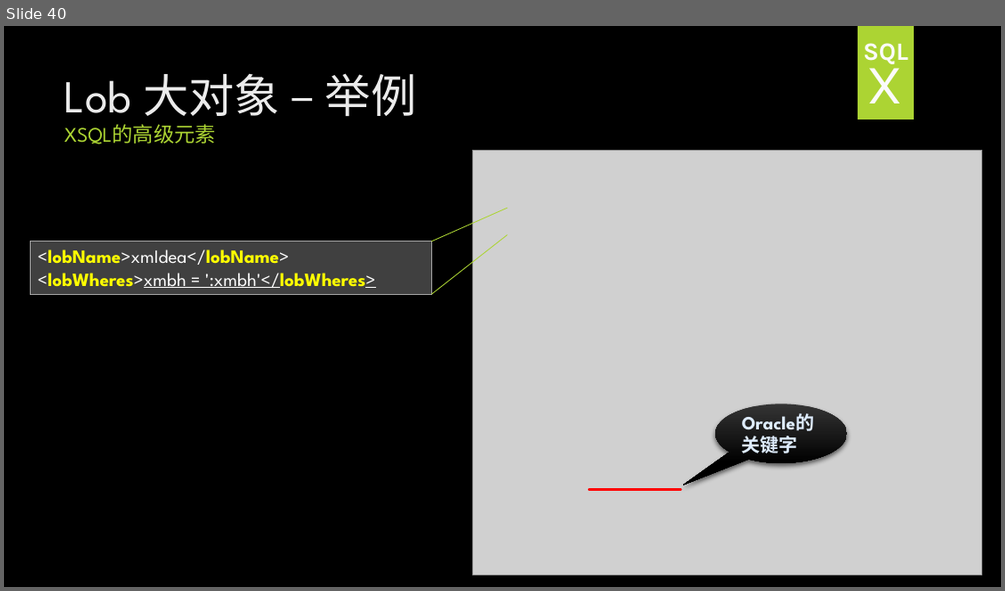
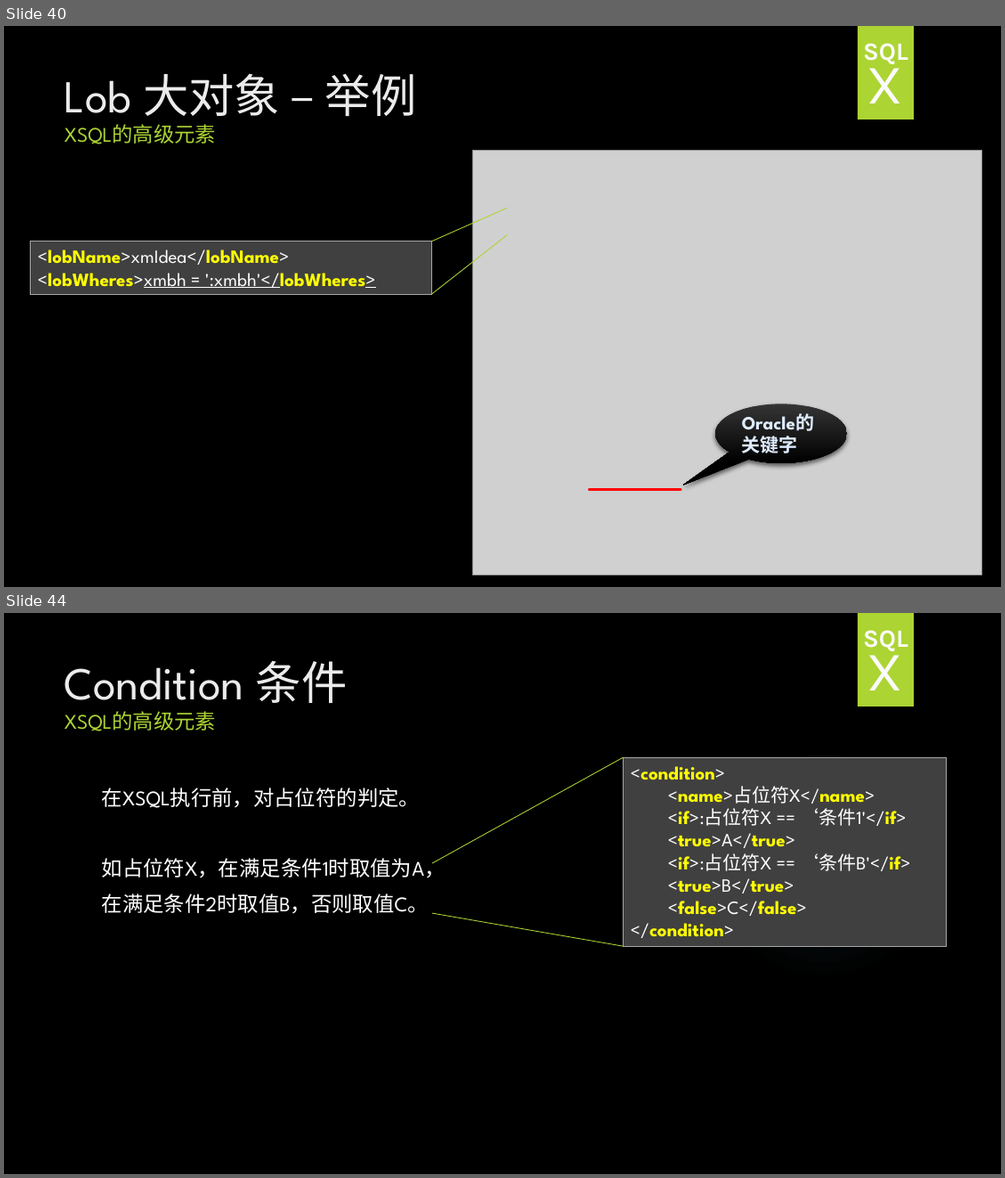
Before and after one commit to HY-ZhengWei/hy.common.XJava, a slide deck: doc/XSQL技术交流.pptx. Shown one above the other, each under a label of ours: slide 40 before the commit, slides 40 and 44 after it; the slides between them are not shown. The pictures are 1005x591 and 1005x1178 pixels, drawn with LibreOffice and Linux fonts; fonts in the diff are those of the drawing; grey boxes stand for pictures; background and template pictures are left out. Boxes give left, top, right and bottom in pixels: in the first picture for what was removed or moved away, otherwise in the second. Text is boxed around its words. In the diff, an @@ line names an element or a change of style, - is before the commit and + after.

```diff
--- a/doc/XSQL技术交流.pptx
+++ b/doc/XSQL技术交流.pptx
@@ slide 44 added at <box>4,613,1001,1174</box>, background picture (left out); not listed: 1 template element that a slide beside it also shows @@
@@ text added at <box>863,630,908,651</box>, 24 pt, text pattern #EBEBEB on #FBFBFB, bold @@
+SQL
@@ title added at <box>65,661,348,731</box>, 44 pt, text #EBEBEB @@
+Condition 条件
+XSQL的高级元素
@@ text added at <box>867,640,903,690</box>, 54 pt, text pattern #EBEBEB on #FBFBFB @@
+X
@@ line added from (432, 863) to (623, 757), #ACD433 0.75 pt @@
@@ rectangle added at <box>623,757,947,946</box>, fill #404040, outline #A6A6A6 0.75 pt, 18 pt, text #FFFFFF @@
+<condition>
+<name>占位符X</name>
+<if>:占位符X == ‘条件1'</if>
+<true>A</true>
+<if>:占位符X == ‘条件B'</if>
+<true>B</true>
+<false>C</false>
+</condition>
@@ ellipse added at <box>708,750,938,981</box>, fill gradient #7AC4F0 @@
@@ text added at <box>102,787,445,914</box>, 20 pt, text #FFFFFF @@
+在XSQL执行前，对占位符的判定。
+如占位符X，在满足条件1时取值为A，
+在满足条件2时取值B，否则取值C。
@@ line added from (432, 913) to (623, 946), #ACD433 0.75 pt @@
```
Also in this commit, not shown: 1 slide changed, 11 other slides added.
